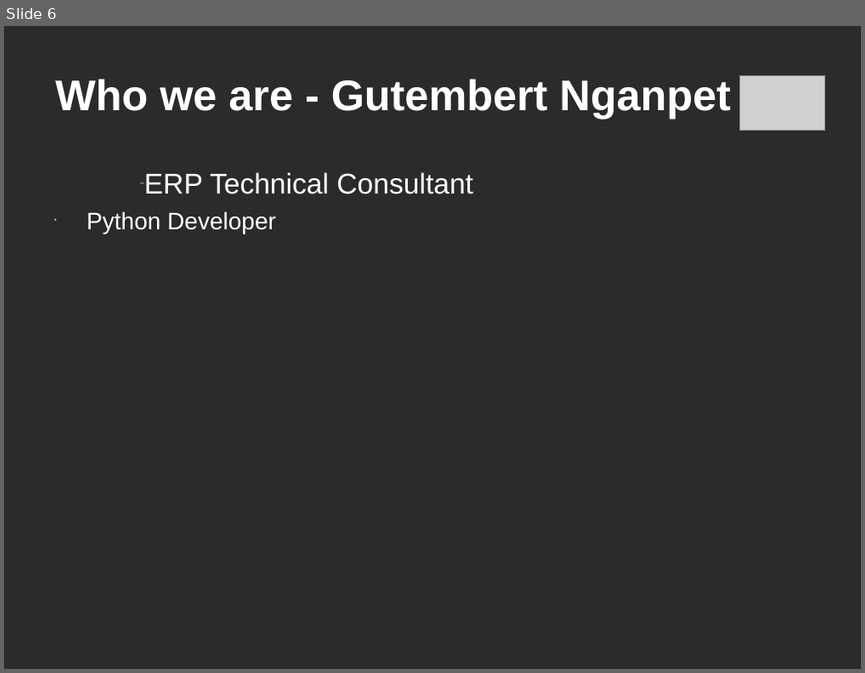
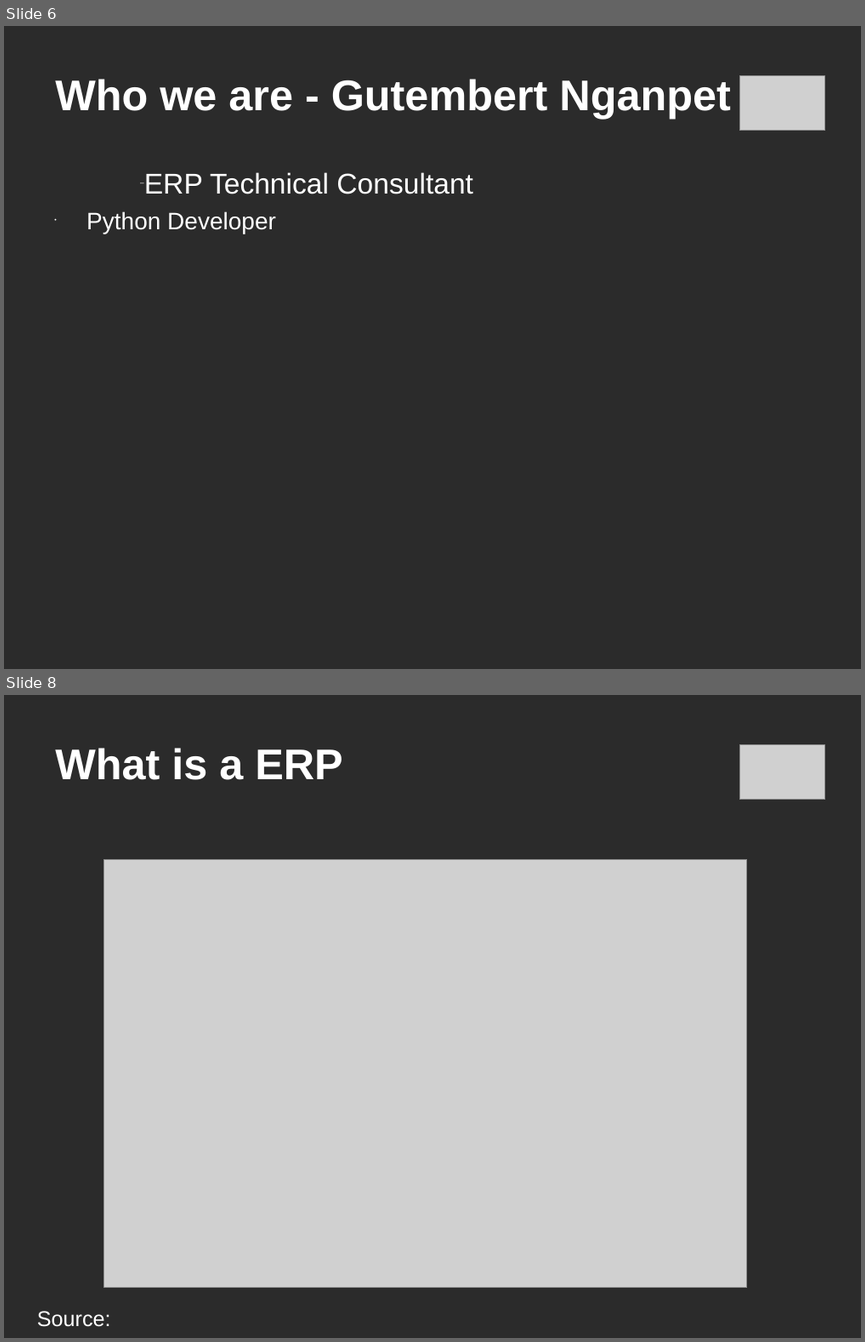
Before and after one commit to c-goosen/ctpug_11_july, a slide deck: Presentation/ctpug-odoo-11_july.ppt. Shown one above the other, each under a label of ours: slide 6 before the commit, slides 6 and 8 after it; the slides between them are not shown. The pictures are 865x673 and 865x1342 pixels, drawn with LibreOffice and Linux fonts; fonts in the diff are those of the drawing; grey boxes stand for pictures; background and template pictures are left out; a plain dark background stands for a picture behind light text. Boxes give left, top, right and bottom in pixels: in the first picture for what was removed or moved away, otherwise in the second. Text is boxed around its words. In the diff, an @@ line names an element or a change of style, - is before the commit and + after.

```diff
--- a/Presentation/ctpug-odoo-11_july.ppt
+++ b/Presentation/ctpug-odoo-11_july.ppt
@@ slide 8 added at (4,695,861,1338), background picture (left out) @@
@@ picture added at (739,744,825,800) @@
@@ title added at (55,748,343,780), 36 pt, text #FFFFFF, bold @@
+What is a ERP
@@ picture added at (104,860,747,1288) @@
@@ text added at (37,1310,111,1327), 18 pt, text #FFFFFF @@
+Source:
```
Also in this commit, not shown: 8 other slides added, 5 other files.
